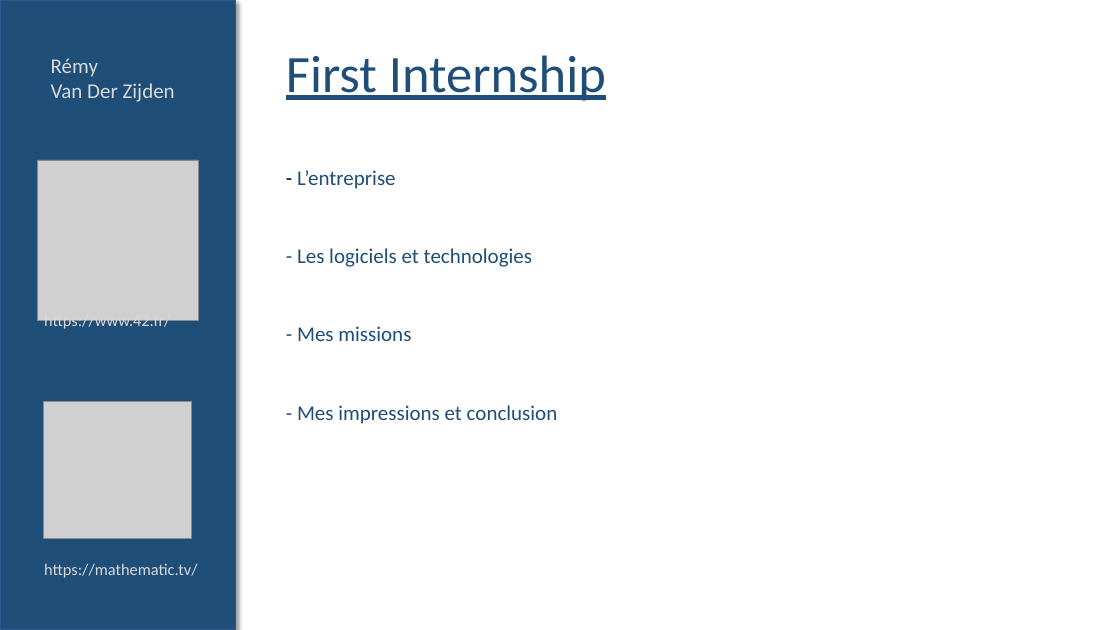
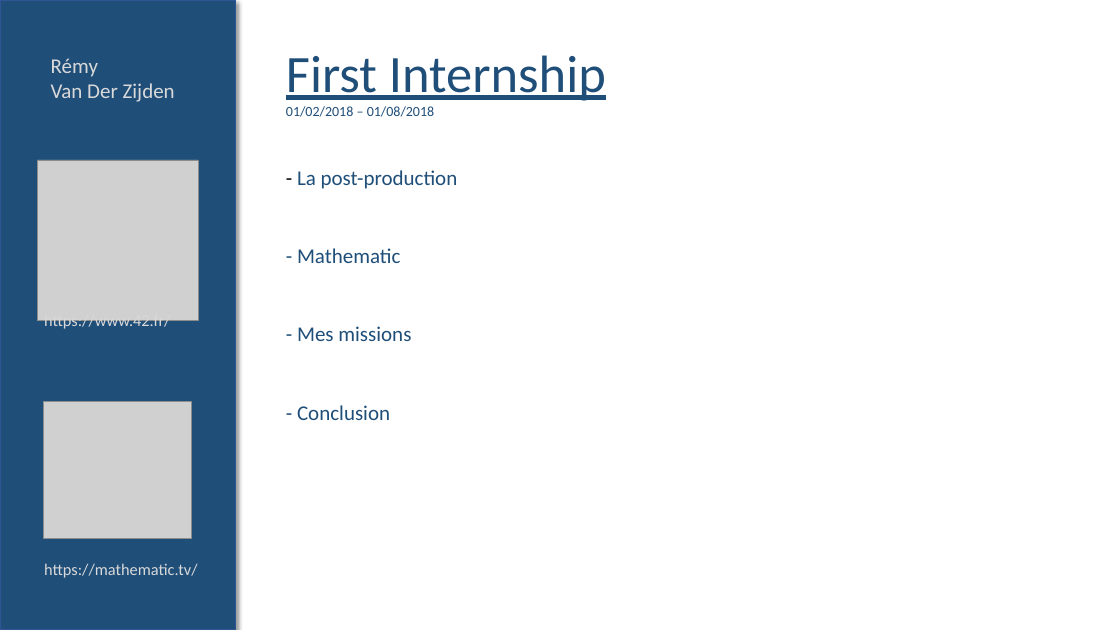
Before and after one commit to rvan-der/First_Internship, a slide deck: slide 1 of powerpoint/1stInternship.pptx. Drawn at 1120x630 pixels with LibreOffice and Linux fonts; fonts in the diff are those of the drawing; grey boxes stand for pictures; background and template pictures are left out. Boxes give left, top, right and bottom in pixels: in the first picture for what was removed or moved away, otherwise in the second. Text is boxed around its words. In the diff, an @@ line names an element or a change of style, - is before the commit and + after.

Commit message:
powerpoint

```diff
--- a/powerpoint/1stInternship.pptx
+++ b/powerpoint/1stInternship.pptx
@@ text at <box>286,106,434,117</box>: paragraph added @@
+01/02/2018 – 01/08/2018
@@ text at <box>297,170,458,189</box>: text changed @@
-- L’entreprise
+- La post-production
@@ text at <box>297,248,400,263</box>: text changed @@
-- Les logiciels et technologies
+- Mathematic
@@ text at <box>297,405,390,420</box>: text changed @@
-- Mes impressions et conclusion
+- Conclusion
```
Also in this commit, not shown: 1 other file.
